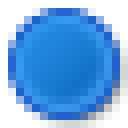
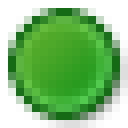
The second w=128, h=128 image is a revision of the first. Changes to its layers:
added layer "green" above "blue 1" over [16, 16, 112, 112]
renamed "Слой 0" to "blue 0", hid it over [16, 16, 112, 112]
